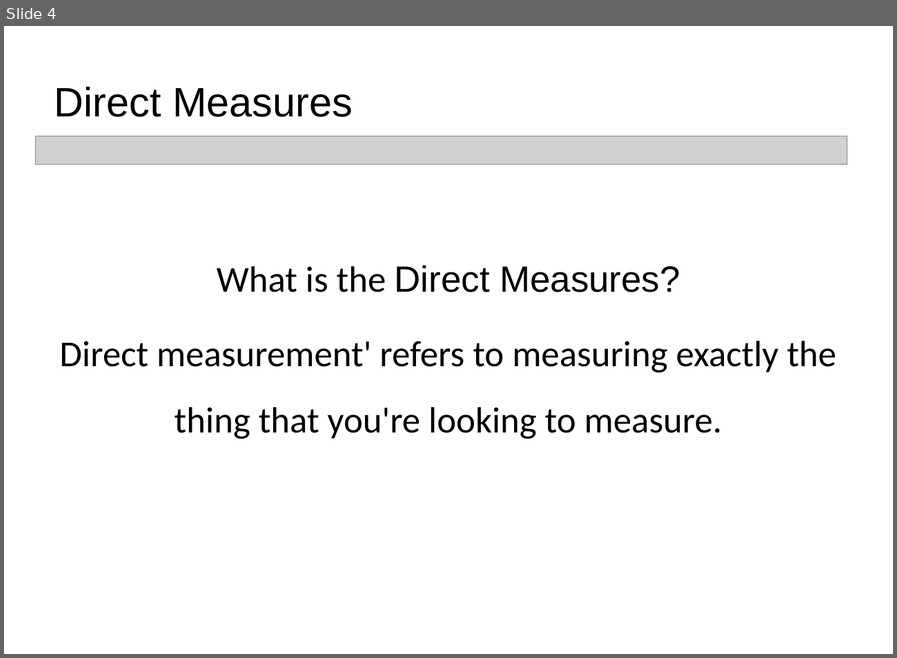
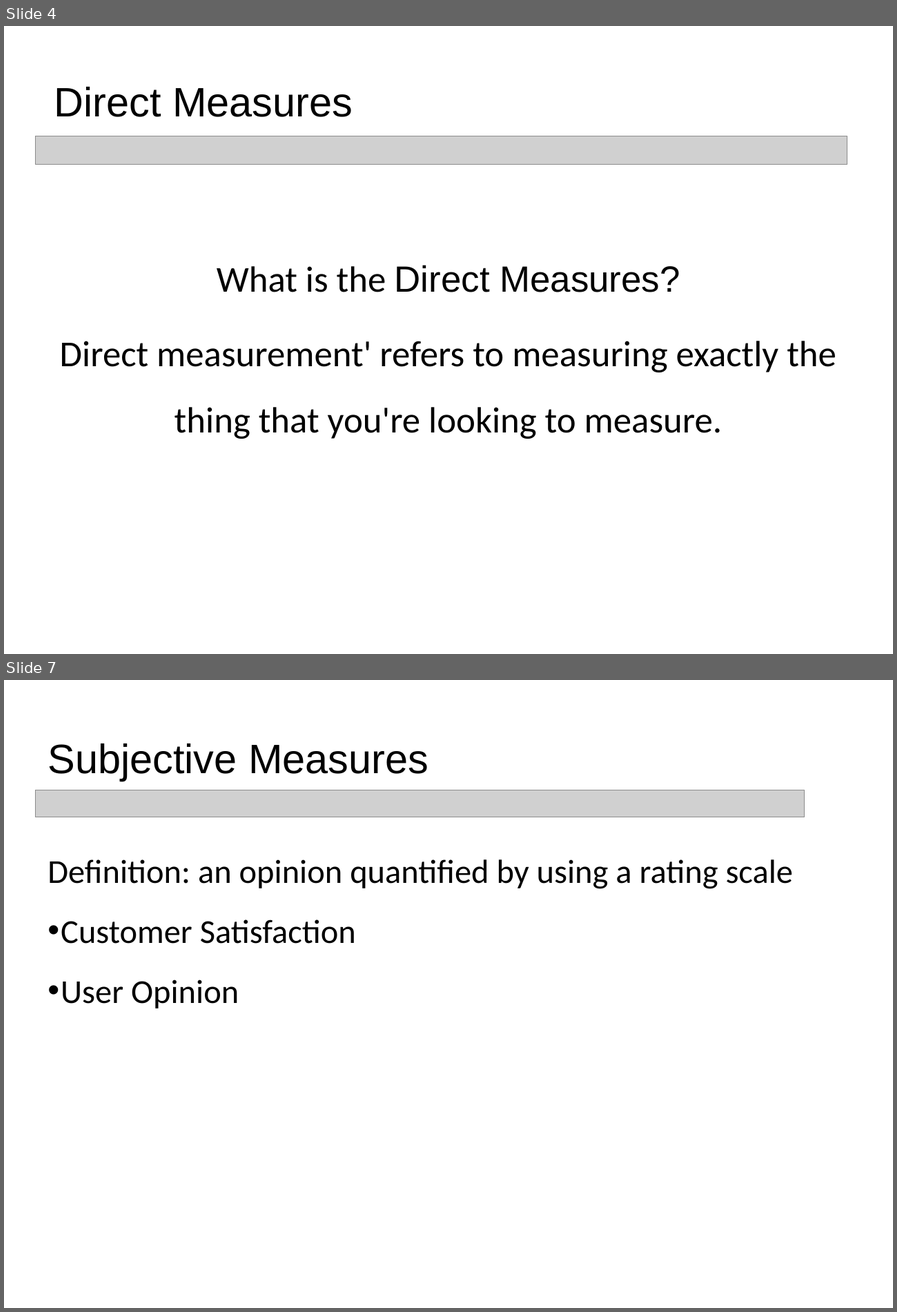
Before and after one commit to daotk/cdkpt, a slide deck: Anh Van/PPT_ThuyetTrinhAnhVan.ppt. Shown one above the other, each under a label of ours: slide 4 before the commit, slides 4 and 7 after it; the slides between them are not shown. The pictures are 897x658 and 897x1312 pixels, drawn with LibreOffice and Linux fonts; fonts in the diff are those of the drawing; grey boxes stand for pictures. Boxes give left, top, right and bottom in pixels: in the first picture for what was removed or moved away, otherwise in the second. Text is boxed around its words. In the diff, an @@ line names an element or a change of style, - is before the commit and + after.

```diff
--- a/Anh Van/PPT_ThuyetTrinhAnhVan.ppt
+++ b/Anh Van/PPT_ThuyetTrinhAnhVan.ppt
@@ slide 7 added at (x1=4, y1=680, x2=893, y2=1308), background #FFFFFF @@
@@ text added at (x1=47, y1=743, x2=428, y2=781), 54 pt, text #000000 @@
+Subjective Measures
@@ picture added at (x1=35, y1=790, x2=804, y2=817) @@
@@ text added at (x1=47, y1=859, x2=793, y2=1008), 44 pt, text #000000 @@
+Definition: an opinion quantified by using a rating scale
+• Customer Satisfaction
+• User Opinion
```
Also in this commit, not shown: 2 slides changed, 1 other slide added.
